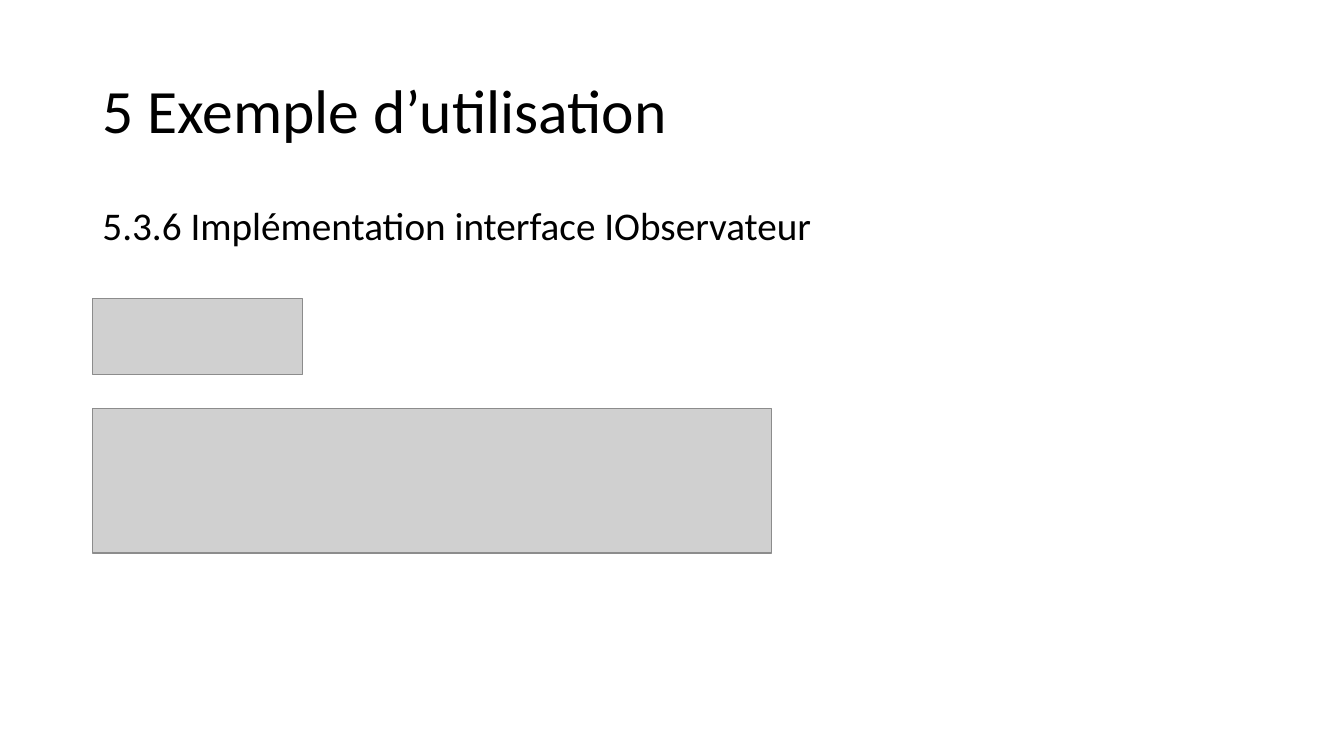
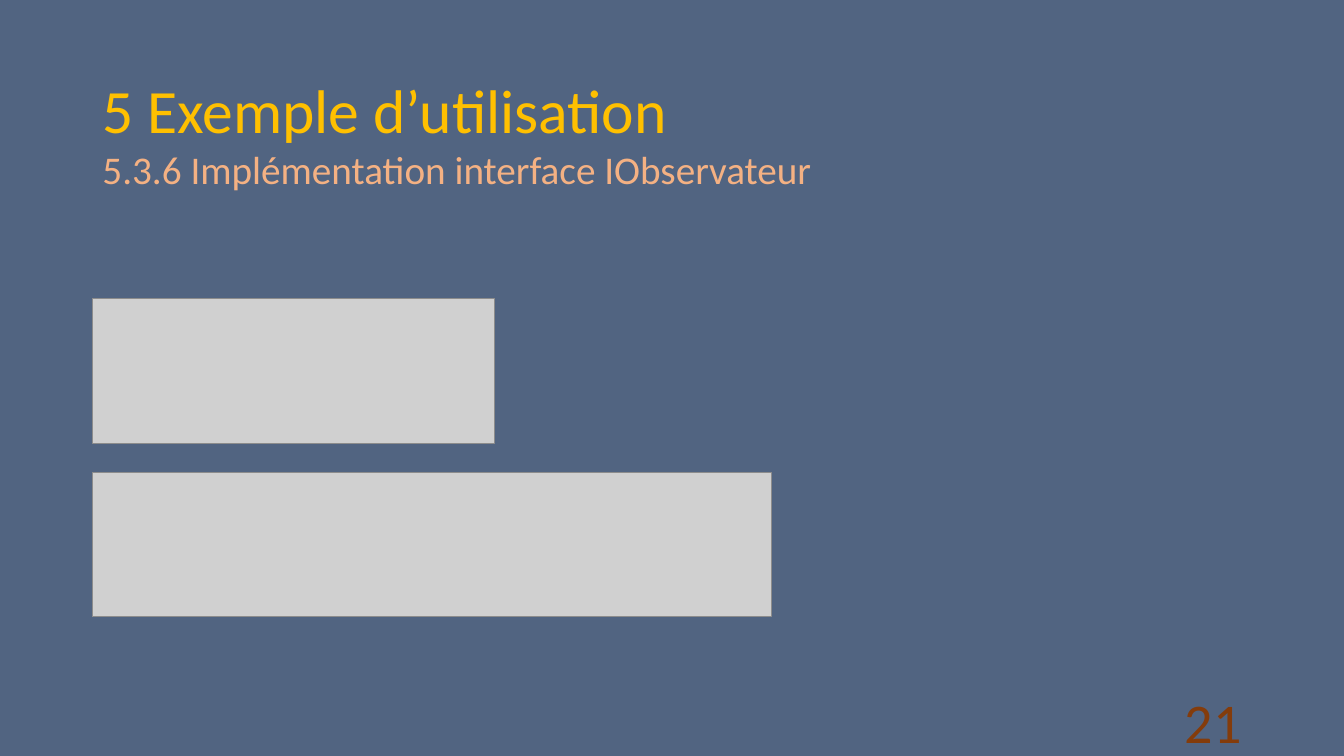
Before and after one commit to D-CRAVO/FORMATION-CDA-2210, a slide deck: slide 21 of 106_DesignPattern/Cours/Observateur/Observateur.pptx. Drawn at 1344x756 pixels with LibreOffice and Linux fonts; fonts in the diff are those of the drawing; grey boxes stand for pictures. Boxes give left, top, right and bottom in pixels: in the first picture for what was removed or moved away, otherwise in the second. Text is boxed around its words. In the diff, an @@ line names an element or a change of style, - is before the commit and + after.

```diff
--- a/106_DesignPattern/Cours/Observateur/Observateur.pptx
+++ b/106_DesignPattern/Cours/Observateur/Observateur.pptx
@@ background #FFFFFF to #526582 @@
@@ title "5 Exemple d’utilisation" at box(102, 90, 666, 143): text colour #000000 to #FFC000 @@
@@ text "5.3.6 Implémentation interface IObservateur": place and size @@
-text "5.3.6 Implémentation interface IObservateur" at box(102, 212, 811, 247)
+text "5.3.6 Implémentation interface IObservateur" at box(102, 157, 811, 191)
@@ text "5.3.6 Implémentation interface IObservateur" at box(102, 157, 811, 191): text colour #000000 to #F4B183 @@
@@ picture: place and size @@
-picture at box(93, 298, 302, 374)
+picture at box(93, 298, 495, 444)
@@ picture: place and size @@
-picture at box(93, 408, 771, 554)
+picture at box(93, 472, 771, 617)
@@ page number added at box(1185, 707, 1242, 743), 40 pt, text #843C0B @@
+21
```
Also in this commit, not shown: 23 other slides changed, 1 slide added.
